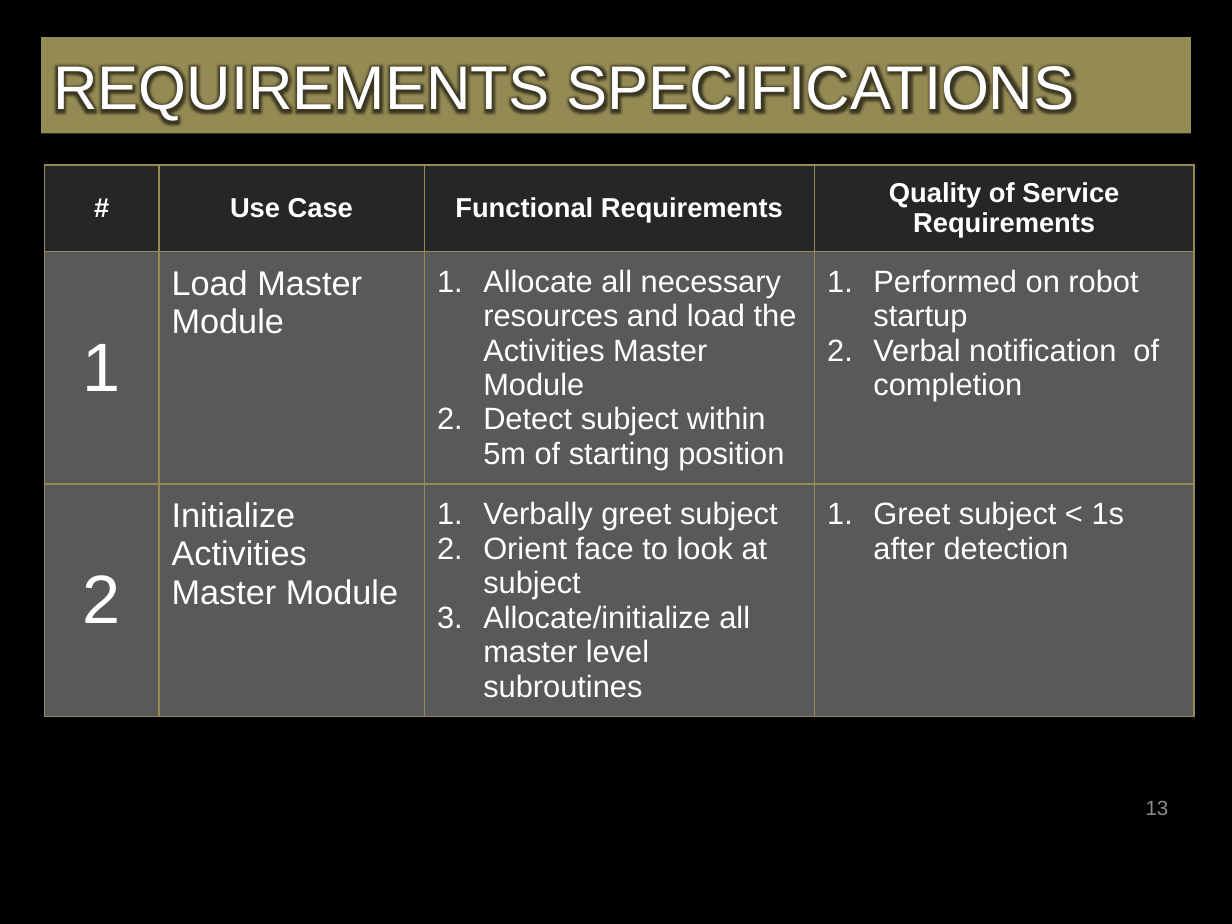
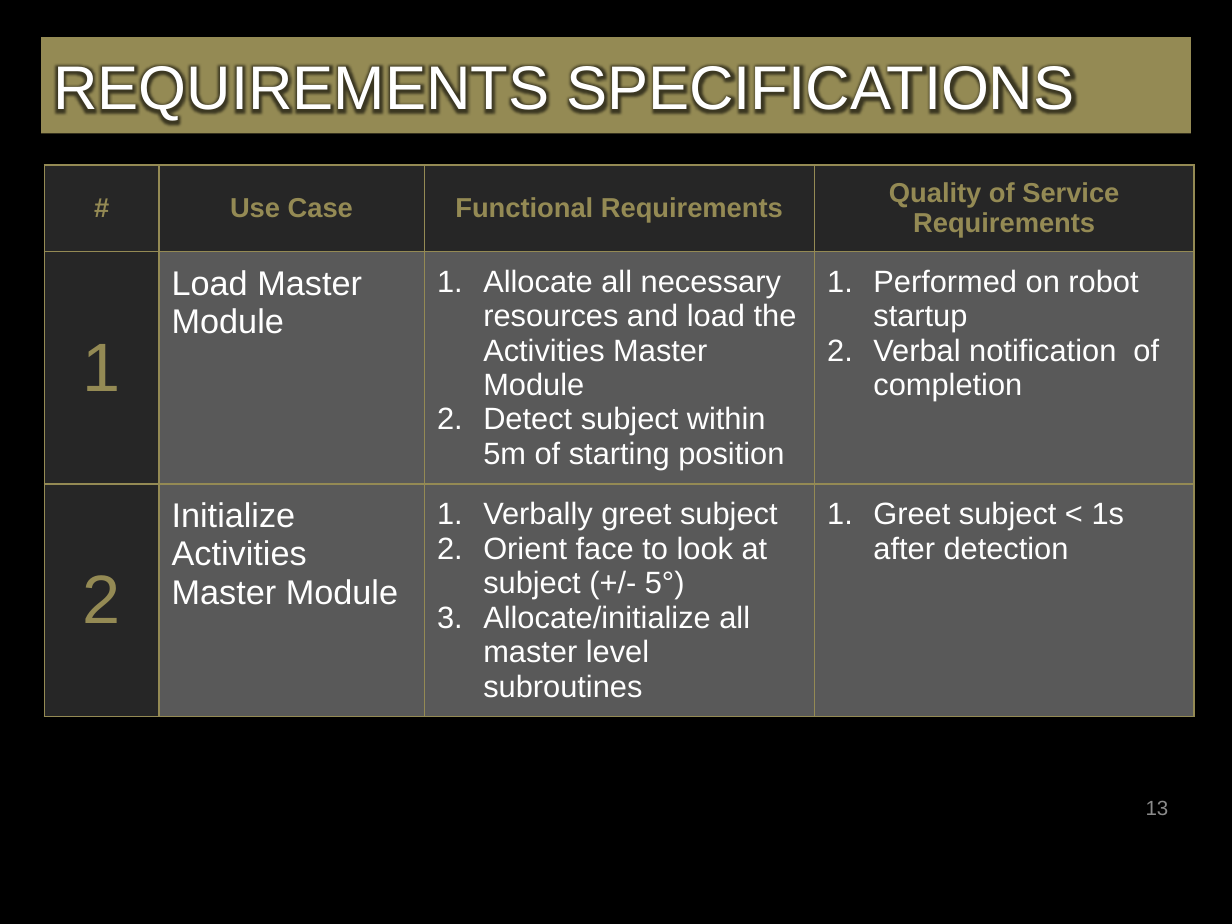
Before and after one commit to bg719/UCCS-Social-Robotics, a slide deck: slide 13 of docs/FinalSeminarPresentation.pptx. Drawn at 1232x924 pixels with LibreOffice and Linux fonts; fonts in the diff are those of the drawing; background and template pictures are left out. Boxes give left, top, right and bottom in pixels: in the first picture for what was removed or moved away, otherwise in the second. Text is boxed around its words. In the diff, an @@ line names an element or a change of style, - is before the commit and + after.

```diff
--- a/docs/FinalSeminarPresentation.pptx
+++ b/docs/FinalSeminarPresentation.pptx
@@ table at [44,165,1194,752] @@
-row 3, column 3: Verbally greet subject / Orient face to look at subject / Allocate/initialize all master level subroutines
+row 3, column 3: Verbally greet subject / Orient face to look at subject (+/- 5°) / Allocate/initialize all master level subroutines
@@ fill #595959 to #262626 in 2 cells @@
@@ text colour #FFFFFF to #948A54 in "#", "Use Case", "Functional Requirements", "Quality of Service Requirements" and 2 more places @@
```
Also in this commit, not shown: 20 other slides changed.
